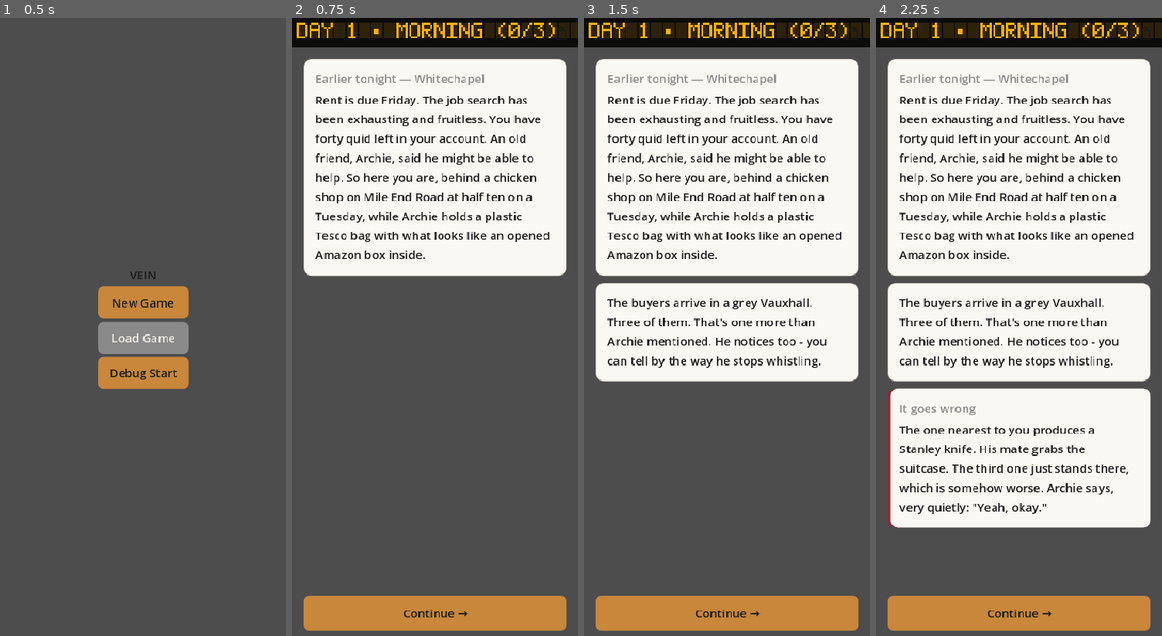
Above: before the commit, frames 1-4 (left to right).
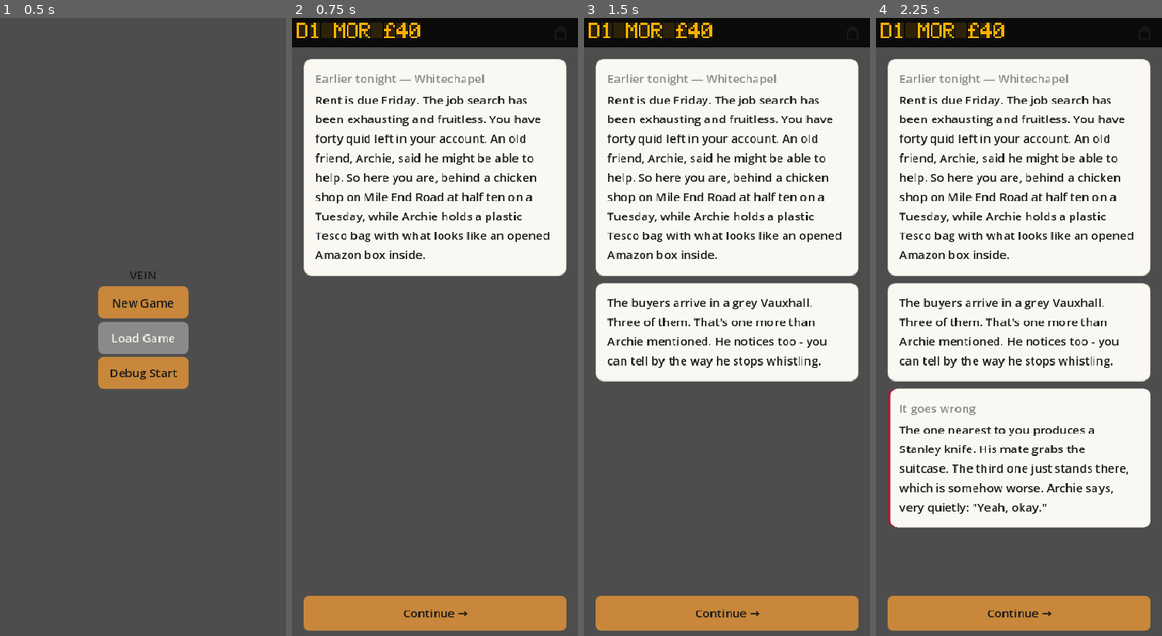
Above: after the commit, the same moments.

Repository: rdefm/veins-of-london
Game: Godot game, scene res://scenes/Main.tscn
Two runs of this game, one before a commit and one after it. Both use one fixed random seed, a clock stepped at 60 frames per second and the inputs below.
Inputs:
- Up to frame 1 (0.5 s): no input
- Up to frame 2 (0.75 s): click "New Game" at 0.5 s
- Up to frame 3 (1.5 s): click "Continue →" at 1.25 s
- Up to frame 4 (2.25 s): click "Continue →" at 2 s

Frame 1 is identical in both runs. In frame 2, 1.5% of the frame differs, in the area x 6-100%, y 0-4%; in frame 3, 1.5%; in frame 4, 1.5%.

Commit message:
ui-chrome-pass-01: fix top-bar dot-matrix scramble freeze and bag-button overlap
Scramble freeze: _begin_scramble()'s "unchanged character" branch zeroed a
cell's scramble timer without checking whether it was still mid-transition
from an earlier set_lines() call, freezing the cell on whatever scramble
glyph it happened to be showing. It now carries the remaining scramble/cycle
timers forward instead.

Bag-button overlap: DotMatrixBoard gains a reserved_right property that
render() respects (background stays full-bleed, glyphs are withheld from
that zone); top_bar.gd reserves the bag button's own footprint. The old
"Day %d · %s (%d/%d)   £%d" status format was also too wide to ever fit a
390px viewport at STATUS_DOT_SIZE regardless of reserved space, so it's
abbreviated to "D%d %s £%d" (MOR/AFT/EVE, progress fraction dropped as
redundant with the block name).

PROSE-REVIEW: the new compact status-line format is new prose, drafted
against docs/CONTENT-GUIDE.md's tone bible — flagging for a tone check.

Co-Authored-By: Claude Sonnet 5 <noreply@anthropic.com>
Claude-Session: https://claude.ai/code/session_01SAHVYEyFiU8wUXhmQa4v8w

Diff:
--- a/scenes/components/dot_matrix_board.gd
+++ b/scenes/components/dot_matrix_board.gd
@@ -41,6 +41,15 @@
 const SCRAMBLE_DURATION := 0.28
 const SCRAMBLE_STEP := 0.045
 
+# Bugfixes ticket 01: pixels kept clear at the board's own right edge --
+# render() withholds any character that would intrude into this zone, so a
+# caller mounting something on top of the board's right edge (top_bar.gd's
+# bag button) never gets text drawn under/beside it. The board's background
+# rect still spans the full width regardless -- only character glyphs are
+# withheld -- so the strip still reads as one continuous board (ticket 02's
+# design) rather than a board with a hole cut out of it.
+var reserved_right: float = 0.0
+
 # One line, as set_lines()/line() shape it: { "text": String, "dot_size": float }.
 var _target_lines: Array[Dictionary] = []
 var _target_chars: Array[Array] = []    # per line, an Array[String] -- resolved final char per cell
@@ -68,14 +77,18 @@
 func render(target: Object) -> void:
 	target.draw_rect(Rect2(Vector2.ZERO, size), BG_COLOR, true)
 
+	var text_limit: float = size.x - reserved_right
 	var y := SIDE_PADDING
 	for line_index in _target_lines.size():
 		var dot_size: float = _target_lines[line_index].get("dot_size", 3.0)
+		var char_width: float = DotMatrixFont.GLYPH_W * dot_size
 		var x := SIDE_PADDING
 		var chars: Array = _display_chars[line_index] if line_index < _display_chars.size() else []
 		for ch in chars:
+			if x + char_width > text_limit:
+				break
 			DotMatrixFont.draw_char(target, Vector2(x, y), ch, dot_size, LIT_COLOR, DIM_COLOR)
-			x += DotMatrixFont.GLYPH_W * dot_size + CHAR_GAP
+			x += char_width + CHAR_GAP
 		y += DotMatrixFont.GLYPH_H * dot_size + LINE_GAP
 
 
@@ -179,13 +192,31 @@
 		var scramble_line: Array[float] = []
 		var cycle_line: Array[float] = []
 
+		var old_scramble: Array = _scramble_seconds_left[line_index] if line_index < _scramble_seconds_left.size() else []
+		var old_cycle: Array = _cycle_seconds_left[line_index] if line_index < _cycle_seconds_left.size() else []
+
 		for char_index in new_line.size():
 			var target_char: String = new_line[char_index]
 			var unchanged: bool = char_index < old_line.size() and old_line[char_index] == target_char
 			if unchanged:
 				display_line.append(old_display[char_index] if char_index < old_display.size() else target_char)
-				scramble_line.append(0.0)
-				cycle_line.append(0.0)
+				# Bugfixes ticket 01: this cell's target text didn't change,
+				# but it may still be mid-scramble from an *earlier*
+				# transition (e.g. two state_changed events landing back to
+				# back on a day-tick). Zeroing its timer here regardless of
+				# that left _display_chars stuck on whatever random glyph it
+				# was showing that frame, with nothing left to ever advance
+				# it to the target -- a permanently frozen cell. Carrying the
+				# remaining scramble/cycle time forward instead lets
+				# advance_scramble() keep running it down to the (unchanged)
+				# target normally.
+				var still_scrambling: float = old_scramble[char_index] if char_index < old_scramble.size() else 0.0
+				if still_scrambling > 0.0:
+					scramble_line.append(still_scrambling)
+					cycle_line.append(old_cycle[char_index] if char_index < old_cycle.size() else SCRAMBLE_STEP)
+				else:
+					scramble_line.append(0.0)
+					cycle_line.append(0.0)
 			else:
 				display_line.append(DotMatrixFont.random_scramble_char())
 				scramble_line.append(SCRAMBLE_DURATION)
--- a/scenes/components/top_bar.gd
+++ b/scenes/components/top_bar.gd
@@ -42,6 +42,12 @@
 	# on top, not part of the dot-matrix text itself.
 	_board = DotMatrixBoard.new()
 	UI.anchor_full_rect(_board)
+	# Bugfixes ticket 01: keep the bag button's own footprint (icon +
+	# margin on both sides) clear of status-line glyphs -- otherwise a long
+	# status string draws characters directly under/beside the button,
+	# camouflaging it (both are amber-on-black) and running the trailing
+	# £<cash> off the screen edge past it.
+	_board.reserved_right = UI.ICON_BUTTON_SIZE + _SIDE_MARGIN * 2.0
 	add_child(_board)
 
 	_bag_button = UI.icon_button(Icons.draw_bag, func(): Bag.open())
@@ -64,13 +70,27 @@
 
 # Split out so tests can check the composed status line without reaching
 # into DotMatrixBoard's internal per-cell character state.
+#
+# Bugfixes ticket 01: the previous "Day %d · %s (%d/%d)   £%d" format (full
+# time-block name, both separators, the block-progress fraction) runs to
+# ~500px at STATUS_DOT_SIZE -- wider than this board has room for even
+# before reserved_right's bag-button gap, on this project's 390px viewport.
+# Abbreviating the time-block name to its first 3 letters (MOR/AFT/EVE --
+# still unambiguous, and the block name itself already conveys roughly
+# where in the day the player is, making the dropped "(x/3)" progress
+# fraction redundant for a HUD-width readout) is what buys the width back
+# with headroom to spare for day/cash figures growing into 3-4 digits;
+# reserved_right (top_bar.gd's _ready()) remains a defensive clip for
+# truly pathological figures beyond that, not the primary fix.
+# PROSE-REVIEW: new compact status-line format, drafted against
+# docs/CONTENT-GUIDE.md's tone bible.
 func _status_line_text() -> String:
 	var world: Dictionary = GameState.state["world"]
 	var player: Dictionary = GameState.state["player"]
+	var block_name: String = String(GameData.TIME_BLOCKS[world["timeBlock"]])
 
-	return "Day %d · %s (%d/%d)   £%d" % [
-		world["day"], GameData.TIME_BLOCKS[world["timeBlock"]],
-		world["timeBlocksDone"].size(), TimeSystem.BLOCKS_PER_DAY,
+	return "D%d %s £%d" % [
+		world["day"], block_name.substr(0, 3).to_upper(),
 		player["cash"],
 	]
 
--- a/tests/test_dot_matrix_board.gd
+++ b/tests/test_dot_matrix_board.gd
@@ -65,6 +65,29 @@
 		board.free()
 	)
 
+	run_case("bugfixes_ticket_01_re_setting_the_same_target_text_mid_scramble_does_not_freeze_the_cell", func():
+		var board := DotMatrixBoard.new()
+		board.set_lines([{ "text": "AAAA", "dot_size": 3.0 }])
+		board.set_lines([{ "text": "ZZZZ", "dot_size": 3.0 }])
+		assert_true(board._is_scrambling(), "sanity: the full-line change starts a scramble")
+
+		board.advance_scramble(DotMatrixBoard.SCRAMBLE_DURATION * 0.5)
+		# Interrupt mid-transition with a set_lines() call whose target text
+		# is unchanged (still "ZZZZ") -- this is what a day-tick's several
+		# back-to-back state_changed events look like once the first one has
+		# already kicked off a scramble.
+		board.set_lines([{ "text": "ZZZZ", "dot_size": 3.0 }])
+
+		assert_true(board._is_scrambling(), "the interrupted cells are still counting down, not frozen at 0")
+
+		board.advance_scramble(DotMatrixBoard.SCRAMBLE_DURATION + 1.0)
+
+		assert_eq(board.display_text(), "ZZZZ", "the interrupted scramble still settles on the correct target text instead of sticking on a mid-transition glyph")
+		assert_true(not board._is_scrambling(), "the scramble actually finishes")
+
+		board.free()
+	)
+
 	run_case("required_size_grows_with_character_count_dot_size_and_line_count", func():
 		var board := DotMatrixBoard.new()
 		board.set_lines([])
@@ -105,3 +128,23 @@
 
 		board.free()
 	)
+
+	run_case("bugfixes_ticket_01_render_withholds_characters_that_would_intrude_into_reserved_right", func():
+		var board := DotMatrixBoard.new()
+		board.set_lines([{ "text": "ABCDE", "dot_size": 3.0 }])
+		board.size = board.required_size()
+		# Reserve enough that only the first two characters have room -- the
+		# same mechanism top_bar.gd uses to keep the bag button's own
+		# footprint clear of status text.
+		var char_width: float = DotMatrixFont.GLYPH_W * 3.0
+		board.reserved_right = board.size.x - (DotMatrixBoard.SIDE_PADDING + 2 * char_width + DotMatrixBoard.CHAR_GAP)
+
+		var spy := DrawSpy.new()
+		board.render(spy)
+
+		var rects: Array = spy.calls_matching("draw_rect")
+		var dot_calls := rects.size() - 1  # minus the one full-bleed background rect
+		assert_eq(dot_calls, 2 * DotMatrixFont.GLYPH_W * DotMatrixFont.GLYPH_H, "only the two characters that fit before reserved_right are drawn")
+
+		board.free()
+	)
--- a/tests/test_top_bar.gd
+++ b/tests/test_top_bar.gd
@@ -18,7 +18,29 @@
 		var bar := TopBar.new()
 		bar._ready()
 
-		assert_eq(bar._status_line_text(), "Day 3 · Afternoon (1/3)   £240")
+		assert_eq(bar._status_line_text(), "D3 AFT £240")
+
+		bar.free()
+	)
+
+	run_case("the_status_board_reserves_the_bag_buttons_footprint_and_the_status_text_fits_before_it", func():
+		GameState.reset()
+		# A generous but realistic worst case (3-digit day, 5-digit cash) --
+		# bugfixes ticket 01's fix is the compact format buying back width,
+		# not the reserved-right clip alone, so this asserts the text
+		# actually fits rather than relying on truncation.
+		GameState.state["world"]["day"] = 150
+		GameState.state["world"]["timeBlock"] = 1
+		GameState.state["player"]["cash"] = 99999
+
+		var bar := TopBar.new()
+		bar._ready()
+
+		assert_eq(bar._board.reserved_right, UI.ICON_BUTTON_SIZE + TopBar._SIDE_MARGIN * 2.0, "the bag button's own footprint is kept clear of status text")
+
+		var viewport_width := 390.0
+		var text_width: float = DotMatrixFont.text_width(bar._status_line_text(), TopBar.STATUS_DOT_SIZE, DotMatrixBoard.CHAR_GAP)
+		assert_true(DotMatrixBoard.SIDE_PADDING + text_width <= viewport_width - bar._board.reserved_right, "the full status string fits before the reserved bag-button zone on a 390-wide viewport")
 
 		bar.free()
 	)
Not shown, added: .scratch/ui-chrome-pass/issues/01-top-bar-dot-matrix-bugfixes_COMPLETED.md
